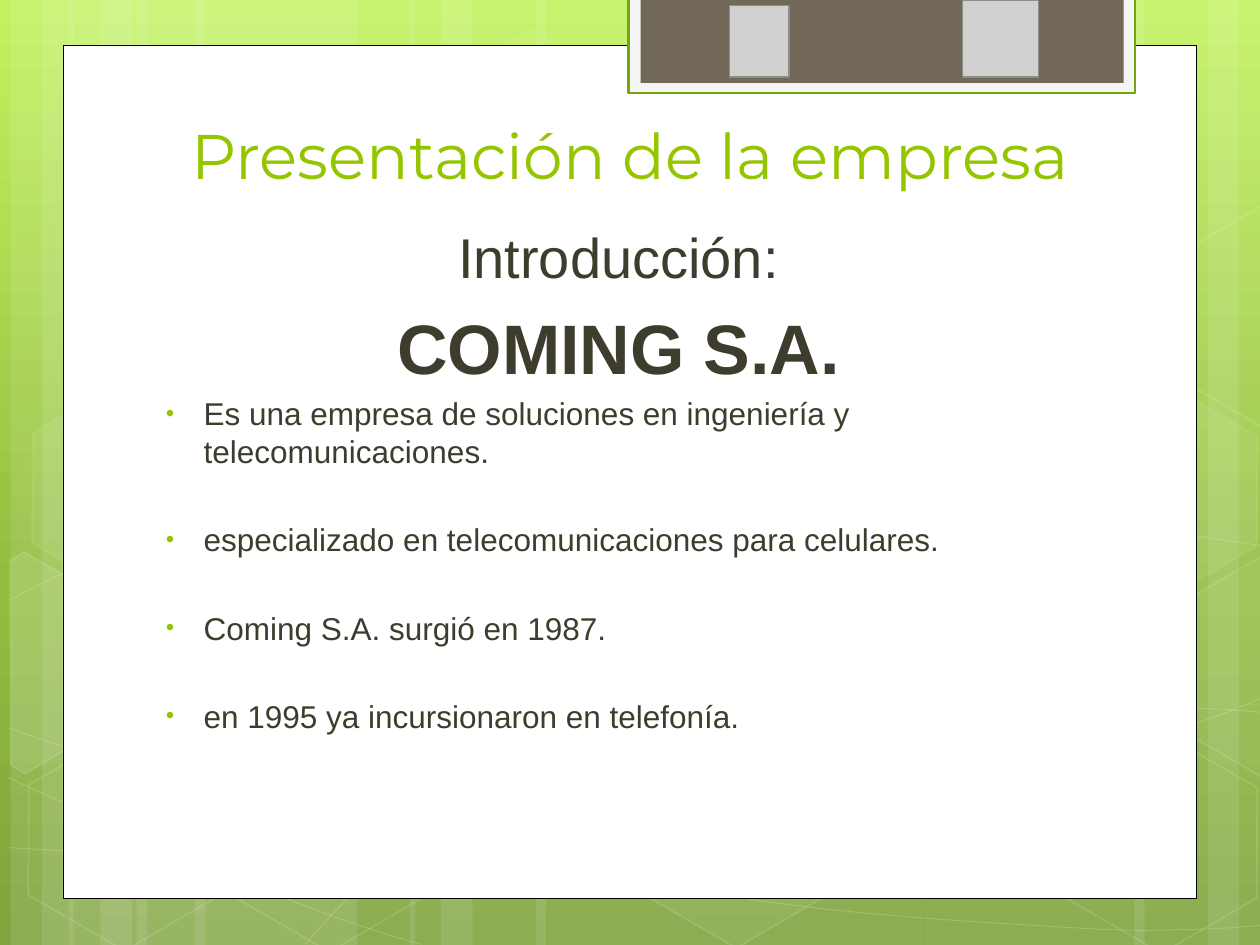
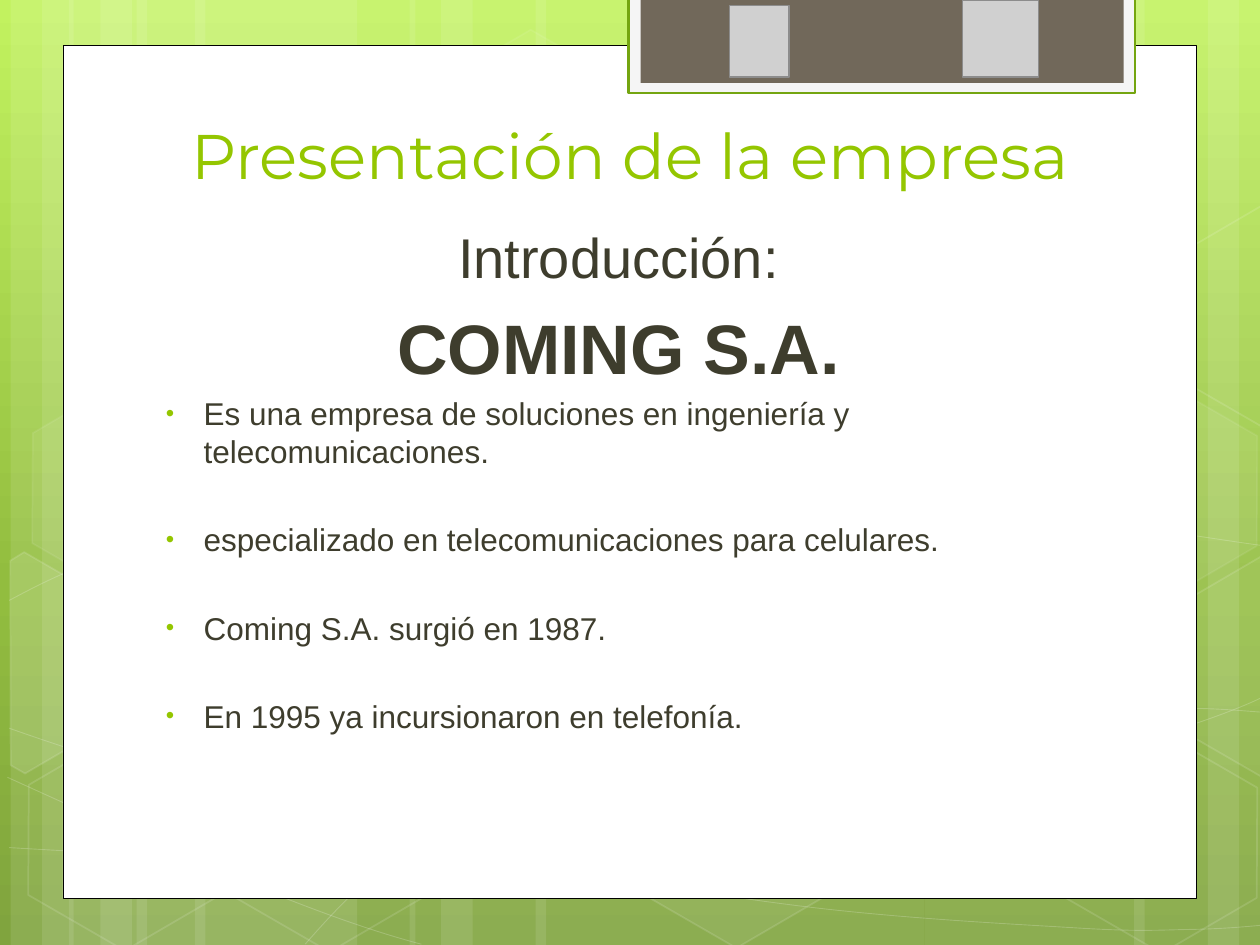
Before and after one commit to ptissera/habilitacion-profesional-2012-4k4, a slide deck: slide 5 of Documentacion/Informe Preliminar/Presentacion Informe Preliminar.pptx. Drawn at 1260x945 pixels with LibreOffice and Linux fonts; fonts in the diff are those of the drawing; grey boxes stand for pictures. Boxes give left, top, right and bottom in pixels: in the first picture for what was removed or moved away, otherwise in the second. Text is boxed around its words. In the diff, an @@ line names an element or a change of style, - is before the commit and + after.

```diff
--- a/Documentacion/Informe Preliminar/Presentacion Informe Preliminar.pptx
+++ b/Documentacion/Informe Preliminar/Presentacion Informe Preliminar.pptx
@@ text at (204, 705, 742, 734): text changed @@
-• en 1995 ya incursionaron en telefonía.
+• En 1995 ya incursionaron en telefonía.
```
Also in this commit, not shown: 3 other slides changed.
